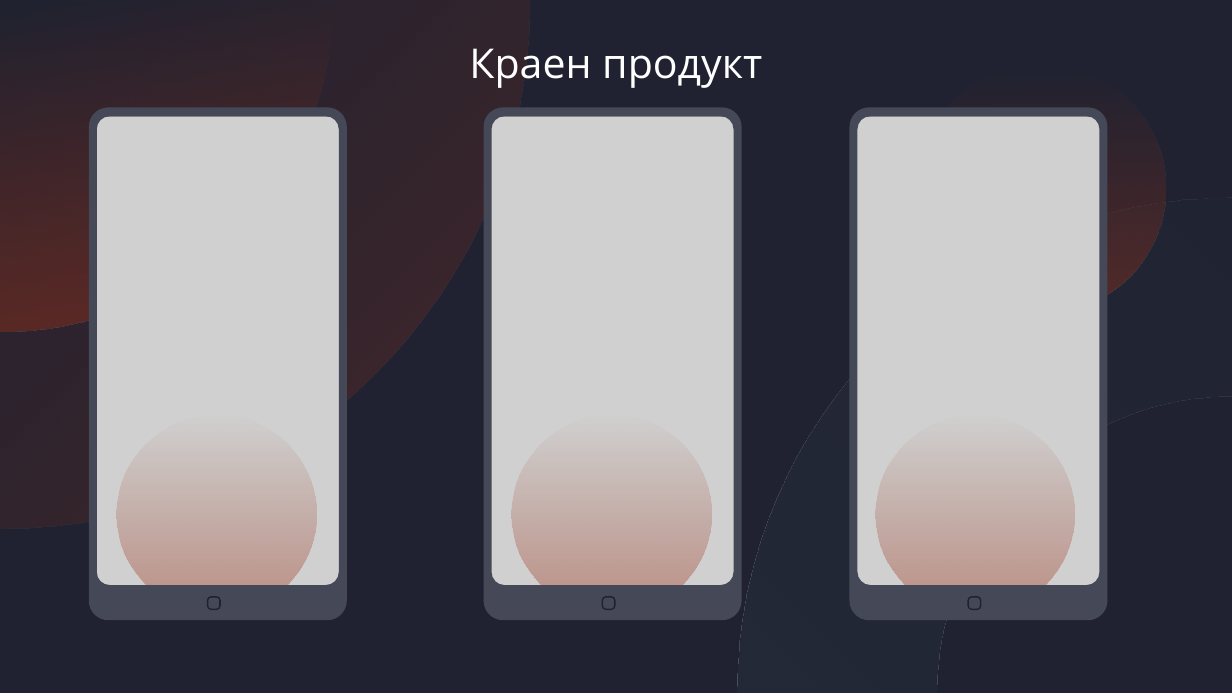
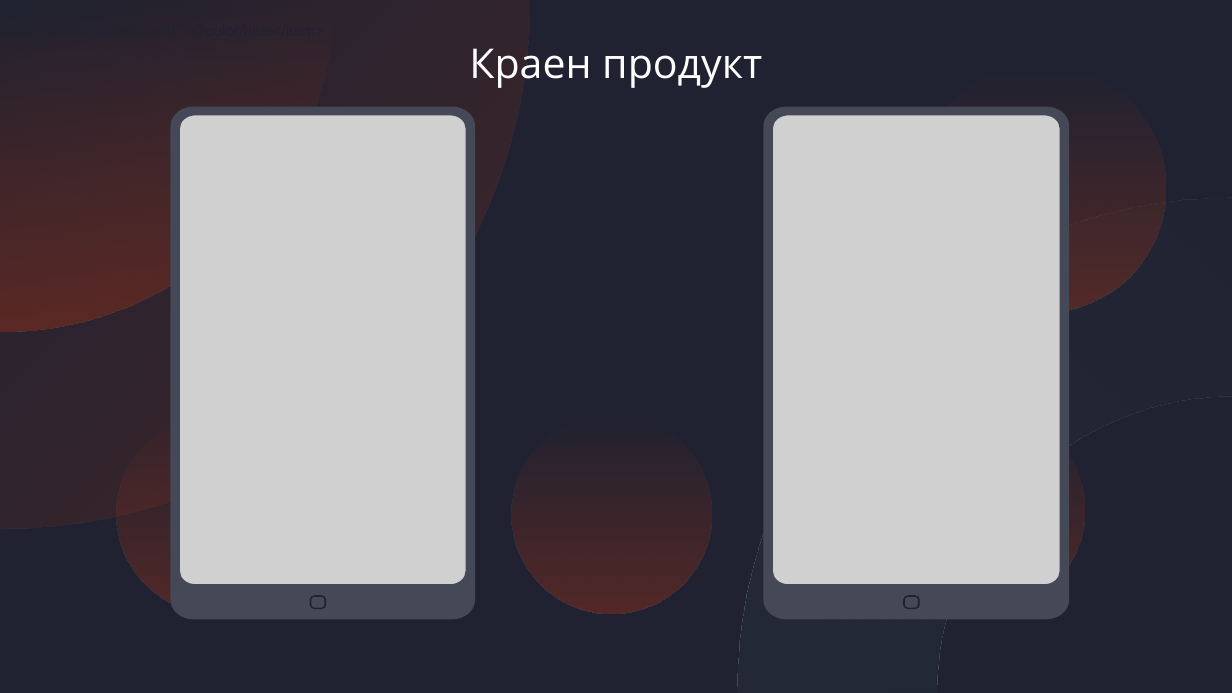
Before and after one commit to USP-2021-Films/Films2021, a slide deck: slide 21 of ФилмиПрезентация.pptx. Drawn at 1232x693 pixels with LibreOffice and Linux fonts; fonts in the diff are those of the drawing; grey boxes stand for pictures. Boxes give left, top, right and bottom in pixels: in the first picture for what was removed or moved away, otherwise in the second. Text is boxed around its words. In the diff, an @@ line names an element or a change of style, - is before the commit and + after.

```diff
--- a/ФилмиПрезентация.pptx
+++ b/ФилмиПрезентация.pptx
@@ picture removed at (x1=94, y1=116, x2=340, y2=589) @@
@@ freeform shape resized from (x1=89, y1=107, x2=346, y2=620) to (x1=170, y1=106, x2=474, y2=618) @@
@@ picture added at (x1=177, y1=115, x2=468, y2=585) @@
@@ picture removed at (x1=489, y1=116, x2=736, y2=589) @@
@@ freeform shape resized from (x1=484, y1=107, x2=742, y2=620) to (x1=764, y1=106, x2=1069, y2=618) @@
@@ picture resized from (x1=855, y1=116, x2=1101, y2=589) to (x1=770, y1=113, x2=1061, y2=584) @@
@@ freeform shape removed at (x1=850, y1=107, x2=1108, y2=620) @@
@@ freeform shape moved from (x1=875, y1=414, x2=1074, y2=614) to (x1=885, y1=410, x2=1084, y2=610) @@
@@ freeform shape moved from (x1=207, y1=596, x2=221, y2=610) to (x1=309, y1=595, x2=325, y2=609) @@
@@ freeform shape moved from (x1=601, y1=596, x2=615, y2=610) to (x1=903, y1=595, x2=919, y2=609) @@
@@ freeform shape removed at (x1=967, y1=596, x2=981, y2=610) @@
```
Also in this commit, not shown: 4 other slides changed, 1 slide added, 36 other files.
